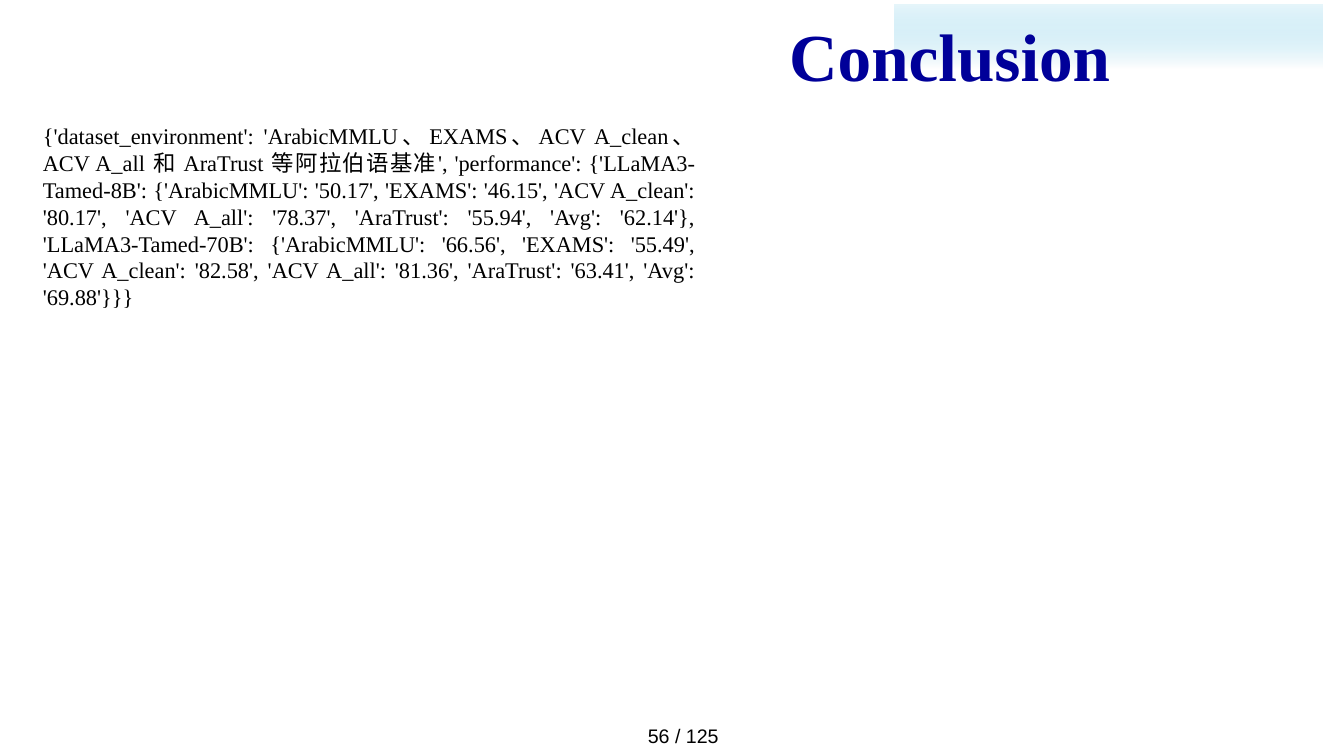
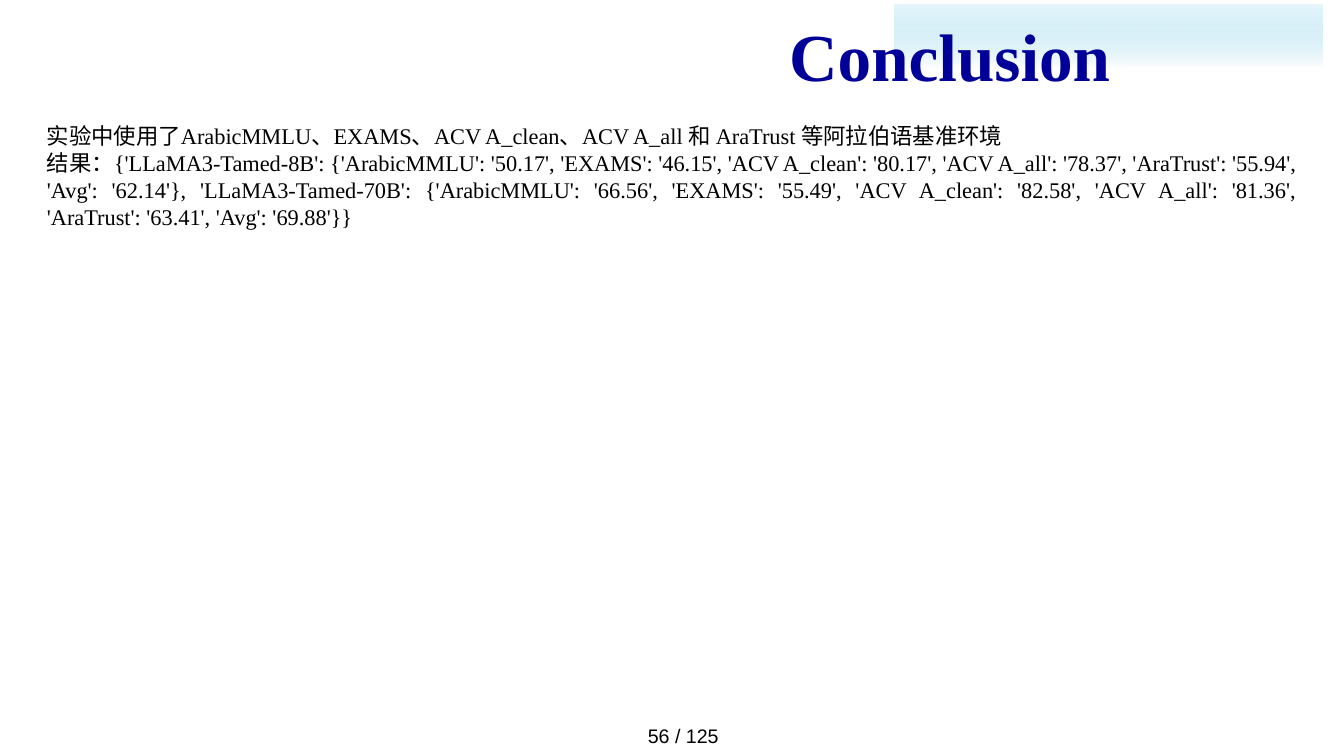
Before and after one commit to majialin-1995/paper_download, a slide deck: slide 60 of slides.pptx. Drawn at 1344x756 pixels with LibreOffice and Linux fonts; fonts in the diff are those of the drawing; background and template pictures are left out. Boxes give left, top, right and bottom in pixels: in the first picture for what was removed or moved away, otherwise in the second. Text is boxed around its words. In the diff, an @@ line names an element or a change of style, - is before the commit and + after.

```diff
--- a/slides.pptx
+++ b/slides.pptx
@@ text at box(47, 125, 1296, 230): text changed @@
-{'dataset_environment': 'ArabicMMLU、EXAMS、ACV A_clean、ACV A_all 和 AraTrust 等阿拉伯语基准', 'performance': {'LLaMA3-Tamed-8B': {'ArabicMMLU': '50.17', 'EXAMS': '46.15', 'ACV A_clean': '80.17', 'ACV A_all': '78.37', 'AraTrust': '55.94', 'Avg': '62.14'}, 'LLaMA3-Tamed-70B': {'ArabicMMLU': '66.56', 'EXAMS': '55.49', 'ACV A_clean': '82.58', 'ACV A_all': '81.36', 'AraTrust': '63.41', 'Avg': '69.88'}}}
+实验中使用了ArabicMMLU、EXAMS、ACV A_clean、ACV A_all 和 AraTrust 等阿拉伯语基准环境
+结果：{'LLaMA3-Tamed-8B': {'ArabicMMLU': '50.17', 'EXAMS': '46.15', 'ACV A_clean': '80.17', 'ACV A_all': '78.37', 'AraTrust': '55.94', 'Avg': '62.14'}, 'LLaMA3-Tamed-70B': {'ArabicMMLU': '66.56', 'EXAMS': '55.49', 'ACV A_clean': '82.58', 'ACV A_all': '81.36', 'AraTrust': '63.41', 'Avg': '69.88'}}
```
Also in this commit, not shown: 39 other slides changed, 3 other files.
